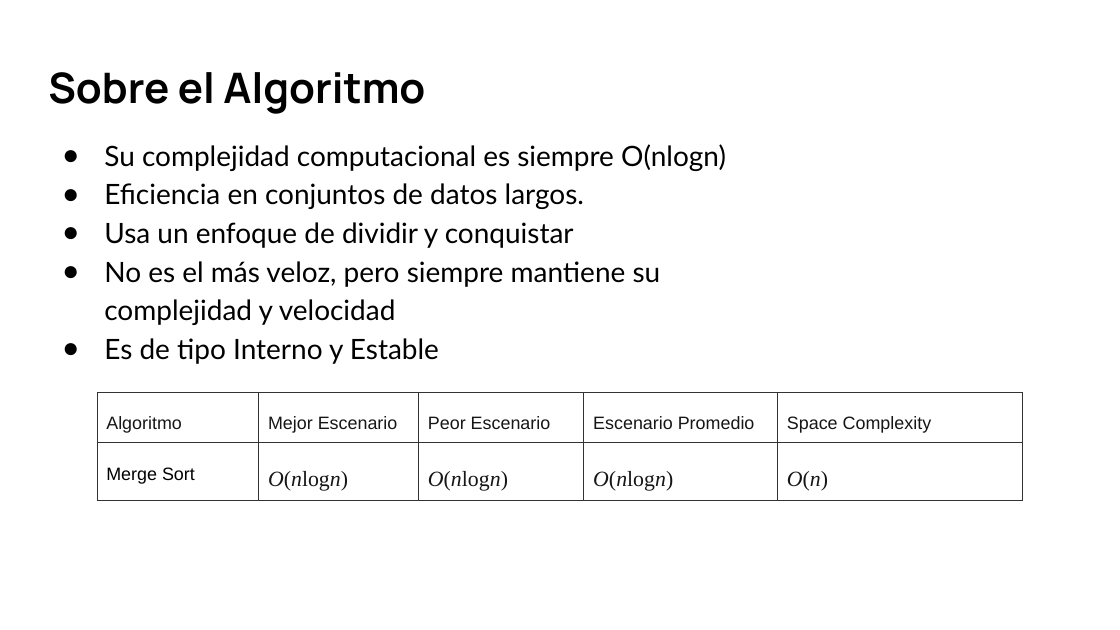
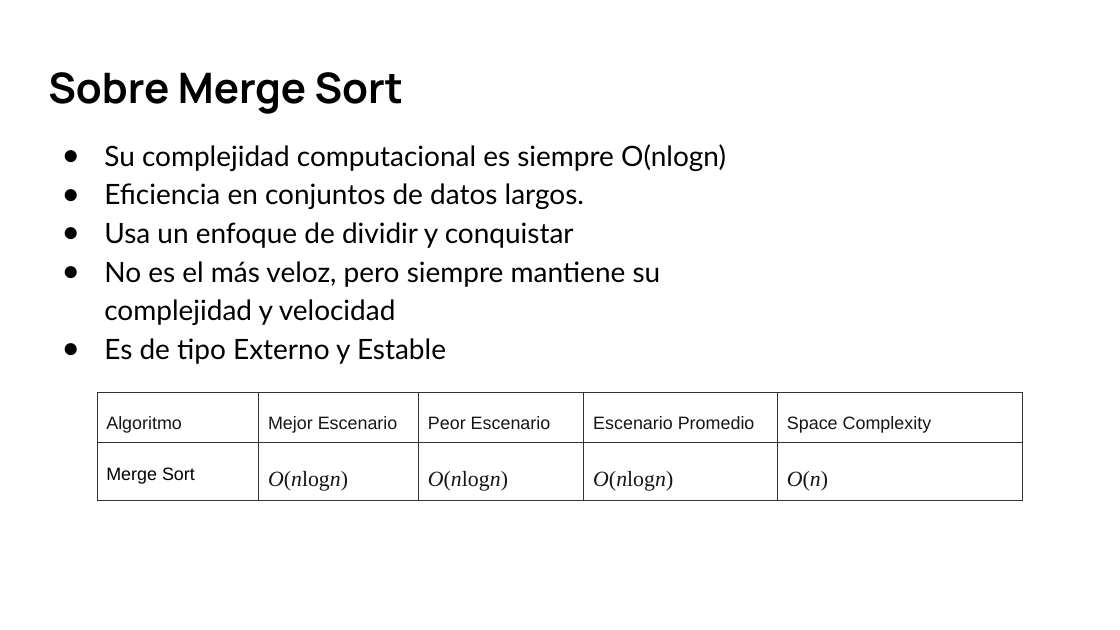
Before and after one commit to TheJoigoMan/aed-repo, a slide deck: slide 2 of Tarea Ordenamiento/Práctica de ordenamiento.pptx. Drawn at 1120x630 pixels with LibreOffice and Linux fonts; fonts in the diff are those of the drawing. Boxes give left, top, right and bottom in pixels: in the first picture for what was removed or moved away, otherwise in the second. Text is boxed around its words. In the diff, an @@ line names an element or a change of style, - is before the commit and + after.

```diff
--- a/Tarea Ordenamiento/Práctica de ordenamiento.pptx
+++ b/Tarea Ordenamiento/Práctica de ordenamiento.pptx
@@ title at (48,72,404,114): text changed @@
-Sobre el Algoritmo
+Sobre Merge Sort
@@ text at (104,338,446,364): text changed @@
-● Es de tipo Interno y Estable
+● Es de tipo Externo y Estable
```
Also in this commit, not shown: 4 other slides changed, 2 slides added, 1 slide removed, 3 other files.
